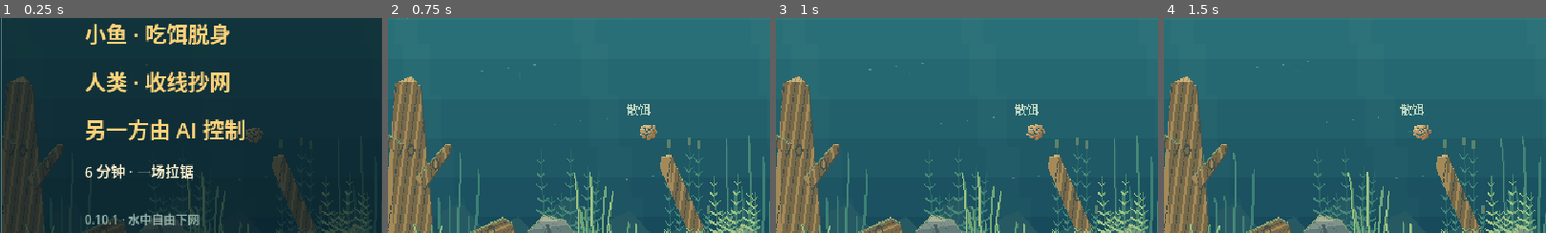
Above: before the commit, frames 1-4 (left to right).
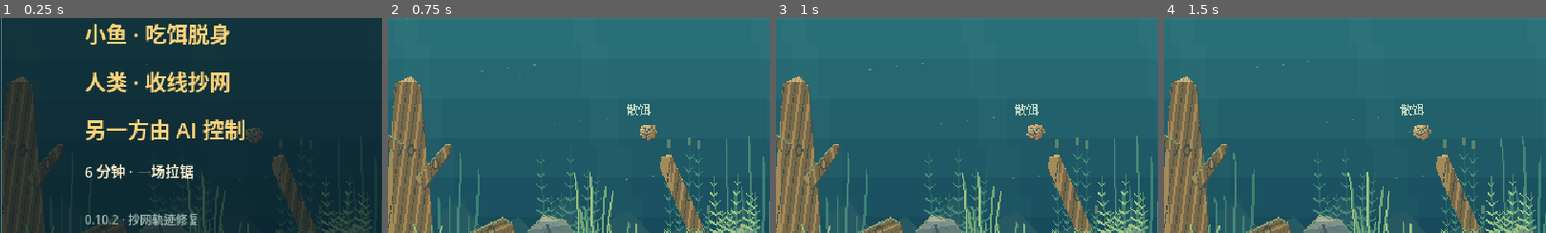
Above: after the commit, the same moments.

Repository: lljh2777-cyber/BaitbreakPixel
Game: Godot game, scene res://scenes/main.tscn
Two runs of this game, one before a commit and one after it. Both use one fixed random seed, a clock stepped at 60 frames per second and the inputs below.
Inputs (mouse positions are % of the whole screen's width and height, from its top left):
- Up to frame 1 (0.25 s): no input
- Up to frame 2 (0.75 s): click "小鱼挑战 · 对抗钓鱼人 AI" at 0.5 s
- Up to frame 3 (1 s): no input
- Up to frame 4 (1.5 s): tap Enter at 1.25 s; move the mouse to (72, 45) at 1.27 s; hold D (right) from 1.28 s (still down); hold Right mouse button (dash) from 1.28 s (still down); click (72, 45) at 1.35 s
The pictures show only the part of the screen within x 50-100%, y 33-83%; the shares and areas given below are measured in that part.

The runs differ from the first frame. In frame 1, 0.7% of the frame differs, in the area x 29-53%, y 91-97%; in frame 2, nothing differs; in frame 3, nothing differs; in frame 4, nothing differs.

Commit message:
recover: v0.10.2 from archived release
Recovered release snapshot, not an original development commit.
PCK SHA-256: b1bad97d1158489faecf00bfbefda4902f799051b45a9594b16e2521877f78a1
See README.md and RECOVERY-MANIFEST.json for reconstruction limits.

Diff:
--- a/RECOVERY-MANIFEST.json
+++ b/RECOVERY-MANIFEST.json
@@ -1,15 +1,15 @@
 {
-  "version": "0.10.1",
-  "pack_sha256": "fe930ae5348e80730e83d568307b72558f8f2f9f81268f9429b3fd0644c55873",
+  "version": "0.10.2",
+  "pack_sha256": "b1bad97d1158489faecf00bfbefda4902f799051b45a9594b16e2521877f78a1",
   "script_sha256": {
-    "scripts/angler_controller.gd": "ef4f3fab30d7aed7b0203dfe88f18e23e77cee0e5808e561d976ccaa3c0d6d20",
-    "scripts/fish_brain.gd": "e48a0425a01f205f72a17360dca8f98d10845a4d64634b13127d3c71c02cd79c",
+    "scripts/angler_controller.gd": "b928bf438a22448bb626c2fe2d077a1fe5e83b26d84e8c4e2bc8729d1752c432",
+    "scripts/fish_brain.gd": "1c46c9ab095b7876c1d54d4e10710092169e34bd0d760a187cb360a86d0b2bde",
     "scripts/hook_gauge.gd": "4fe42c7690fa40f42e970af97eb26915793ec166c01b06da3ea21eb1fb692593",
-    "scripts/menu.gd": "f3adc36f7ab944cca9210e2eedd4a0f26bc96a41469ff20d8848a450e1ba14aa",
+    "scripts/menu.gd": "9e09d17e632d3bd52bd7ab47057ee8a04684dd4416b28bf5e4fa08b21ee2d396",
     "scripts/pixel_art.gd": "888fc105bd231fcbd7cee637cb515d3aa254aebf23af05a6730c974f21eb5c4a",
-    "scripts/pond.gd": "935f4b542cc1a40b50bf214ea7a075d78da868a63680e90a8b58103b28419fe3",
+    "scripts/pond.gd": "9b956e435d0b19730a3312f1256a0ba642694b1a7bc8d4798df0198906404d7b",
     "scripts/pond_layout.gd": "516f4fbbead3281ebc09e921fbebc77917c1e611a698a217a5b083f14c7678fe",
-    "scripts/pond_view.gd": "9e8933285c7cc6531f163adbe3dd688871c0ecb1afc4d5bc05b63fc85d371436",
+    "scripts/pond_view.gd": "c0b2b6ddb3312a73cc48117d4c0235579f21f46f3210233f96421da1a2306889",
     "scripts/rope.gd": "2e30152e65b00f39fe25324b992afd39925acfadd80b64dce385df865d69fe42",
     "scripts/sound.gd": "105f1b9854c725f76332add962a0e0f5790719bc3b525630007ca62b604629ba"
   },
--- a/project.godot
+++ b/project.godot
@@ -11,7 +11,7 @@
 [application]
 
 config/name="吃饵，不上钩 · 像素池塘"
-config/version="0.10.1"
+config/version="0.10.2"
 run/main_scene="res://scenes/main.tscn"
 config/use_custom_user_dir=true
 config/custom_user_dir_name="BaitbreakPixel"
--- a/scripts/angler_controller.gd
+++ b/scripts/angler_controller.gd
@@ -87,6 +87,14 @@
 	spool=0
 	game.cancel_manual_net()
 
+func steer_net(game: Node2D, point: Vector2) -> void:
+	if needs_neutral or casting or game.paused or game.won or game.lost or game.landing or game.hooked==game.HookState.MOUTH: return
+	cursor=point.clamp(Vector2(30,80),Vector2(610,294))
+	if game.manual_net and game.net_state in ["prepare","warning","sweep"]:
+		game.record_manual_net_point(cursor)
+	elif net_cooldown<=0 and game.net_state in ["wait","rest"] and Rect2(0,80,640,233).has_point(point):
+		if game.begin_manual_net(cursor): net_cooldown=12
+
 func update(game: Node2D, delta: float, command: Dictionary) -> void:
 	cast_cooldown=maxf(0,cast_cooldown-delta)
 	net_cooldown=maxf(0,net_cooldown-delta)
@@ -111,13 +119,8 @@
 		dragging=net_held and command.get("drag",false)
 	if not net_held or not dragging:
 		game.cancel_manual_net()
-	elif not casting and not game.landing and game.hooked!=game.HookState.MOUTH:
-		if game.manual_net and game.net_state in ["prepare","warning","sweep"]:
-			game.net_aim=cursor
-			game.net_to=game.manual_net_target(cursor)
-			game.net_warning_shape=game._make_net_warning_outline()
-		elif net_cooldown<=0 and game.net_state in ["wait","rest"] and Rect2(0,80,640,233).has_point(raw_cursor):
-			if game.begin_manual_net(cursor): net_cooldown=12
+	else:
+		steer_net(game,raw_cursor)
 	if command.get("deploy",false): deploy(game)
 	if not casting: return
 	cast_age+=delta
--- a/scripts/fish_brain.gd
+++ b/scripts/fish_brain.gd
@@ -59,9 +59,11 @@
 	if net_alert and (Geometry2D.is_point_in_polygon(game.fish,game.net_warning_outline()) or game.fish.distance_to(game.net_pos)<65): evade_memory=0.8
 	else: evade_memory=maxf(0,evade_memory-delta)
 	if net_alert and evade_memory>0:
-		var direction: Vector2=(game.net_to-game.net_from).normalized()
+		var start: Vector2=game.net_pos if game.manual_net else game.net_from
+		var direction: Vector2=(game.net_to-start).normalized()
+		if direction.length_squared()<0.01: direction=Vector2.from_angle(game.net_angle)
 		var normal := direction.orthogonal()
-		var projection: Vector2=Geometry2D.get_closest_point_to_segment(game.fish,game.net_from,game.net_to)
+		var projection: Vector2=Geometry2D.get_closest_point_to_segment(game.fish,start,game.net_to)
 		var sign_side := signf((game.fish-projection).dot(normal))
 		if sign_side==0: sign_side=-1
 		var safe := projection+normal*sign_side*85
--- a/scripts/menu.gd
+++ b/scripts/menu.gd
@@ -108,7 +108,7 @@
 	button(frame,"设置",240,func(): open("settings"),false,124)
 	var quit := button(frame,"退出",240,func(): get_tree().quit(),false,124)
 	quit.position.x = 150
-	text(content,"0.10.1 · 水中自由下网",Vector2(391,280),10,Color("91afa7"))
+	text(content,"0.10.2 · 抄网轨迹修复",Vector2(391,280),10,Color("91afa7"))
 	text(content,"小鱼 · 吃饵脱身",Vector2(391,119),18,GOLD)
 	text(content,"人类 · 收线抄网",Vector2(391,159),18,GOLD)
 	text(content,"另一方由 AI 控制",Vector2(391,199),18,GOLD)
@@ -152,7 +152,7 @@
 			"W 收至岸边取回钓组 · 松开 W/S 保持线长",
 			"持续过紧会断线 · 过松会给鱼脱钩机会",
 			"鱼会借草木石缠线；移动钓位改变拉力方向",
-			"按住 E，左键在水中任意空处下网并拖动",
+			"按住 E + 左键画路线，网口依次跟随",
 			"松开 E 或左键会放弃并撤网 · 木石挡网",
 			"6 分钟内提鱼出水获胜；F3 调节逃脱时间",
 			"鱼吃满 60 回巢则失败 · R 重开 / Esc 暂停"
--- a/scripts/pond.gd
+++ b/scripts/pond.gd
@@ -33,6 +33,8 @@
 var net_trail := PackedVector2Array()
 var net_return_path := PackedVector2Array()
 var net_exit_path := PackedVector2Array()
+var net_route := PackedVector2Array()
+var net_route_next := 1
 const MANUAL_NET_WARNING := 0.55
 const MANUAL_NET_SECONDS := 5.0
 const MANUAL_NET_SPEED := 160.0
@@ -172,7 +174,7 @@
 	for argument in OS.get_cmdline_user_args():
 		if argument.begins_with("--capture-") and not argument.begins_with("--capture-output="):
 			capture_mode = argument.trim_prefix("--capture-")
-	print("PIXEL_READY | side-view | 640x360 | v0.10.1 | underwater-net-start")
+	print("PIXEL_READY | side-view | 640x360 | v0.10.2 | recorded-net-route")
 
 func _register_inputs() -> void:
 	var mapping := {"left":[KEY_A, KEY_LEFT], "right":[KEY_D, KEY_RIGHT], "up":[KEY_W, KEY_UP], "down":[KEY_S, KEY_DOWN], "dash":[], "use":[KEY_E], "slow":[KEY_Q], "qte":[KEY_SPACE]}
@@ -238,6 +240,8 @@
 
 func reset(is_challenge: bool, role: String = "fish") -> void:
 	player_role="angler" if role=="angler" else "fish"
+	# Preserve every delivered turn of a hand-drawn route, even between physics ticks.
+	Input.use_accumulated_input=player_role!="angler"
 	angler.reset()
 	fish_brain.reset(rng.randi())
 	net_aim=Vector2.ZERO
@@ -245,6 +249,8 @@
 	net_trail.clear()
 	net_return_path.clear()
 	net_exit_path.clear()
+	net_route.clear()
+	net_route_next=1
 	bait_batch=0
 	challenge = is_challenge
 	if player_role=="angler": challenge=true
@@ -855,6 +861,22 @@
 func manual_net_target(point: Vector2) -> Vector2:
 	return point.clamp(Vector2(30,85),Vector2(610,280))
 
+func record_manual_net_point(point: Vector2) -> void:
+	if not manual_net or not net_state in ["prepare","warning","sweep"]: return
+	var target := manual_net_target(point)
+	net_aim=target
+	if net_route.is_empty() or net_route[-1].distance_to(target)>=0.1:
+		net_route.append(target)
+	net_to=manual_net_goal()
+
+func manual_net_goal() -> Vector2:
+	return net_route[net_route_next] if net_route_next<net_route.size() else net_pos
+
+func manual_net_pending_path() -> PackedVector2Array:
+	var path := PackedVector2Array([net_pos])
+	for index in range(net_route_next,net_route.size()): path.append(net_route[index])
+	return path
+
 func manual_net_blocked(point: Vector2) -> bool:
 	for solid in SOLIDS:
 		if Layout.touches(point,NET_RIM.y+2,PackedVector2Array(solid.points)): return true
@@ -908,6 +930,8 @@
 	net_motion=Vector2.ZERO
 	net_blocked=false
 	net_trail=PackedVector2Array([net_from])
+	net_route=PackedVector2Array([start])
+	net_route_next=1
 	net_return_path.clear()
 	net_warning_shape=_make_net_warning_outline()
 	sound.play("warn")
@@ -1072,6 +1096,8 @@
 	net_trail.clear()
 	net_return_path.clear()
 	net_exit_path.clear()
+	net_route.clear()
+	net_route_next=1
 	net_state="rest"
 	net_age=0
 	net_wait=0
@@ -1084,10 +1110,22 @@
 		var frame_from := fish_before
 		var frame_to := fish
 		# Substeps resolve relative fish/net motion and preserve the actual first impact position.
-		var count := maxi(1,ceili(delta*120))
-		for part in count:
-			_advance_net(delta/count,frame_from.lerp(frame_to,float(part)/count),frame_from.lerp(frame_to,float(part+1)/count))
+		var advanced := 0.0
+		while advanced<delta-0.0000001:
+			var span := minf(1.0/120,delta-advanced)
+			if manual_net and net_state=="sweep" and net_route_next<net_route.size():
+				var distance := net_pos.distance_to(manual_net_goal())
+				if distance<0.0001:
+					net_route_next+=1
+					continue
+				# End exactly at each turn; consume the remaining time on the next leg.
+				span=minf(span,distance/MANUAL_NET_SPEED)
+			_advance_net(span,frame_from.lerp(frame_to,advanced/delta),frame_from.lerp(frame_to,(advanced+span)/delta))
+			advanced+=span
 			if won or lost or net_state=="rest": break
+		if manual_net and net_state in ["prepare","warning","sweep"]:
+			net_to=manual_net_goal()
+			net_warning_shape=_make_net_warning_outline()
 		net_motion=(net_pos-net_last_position)/maxf(delta,0.001)
 		return
 	if net_state == "rest":
@@ -1146,9 +1184,9 @@
 	elif net_state == "sweep":
 		var old_net := net_pos
 		if manual_net:
-			var goal := manual_net_target(net_aim)
+			var goal := manual_net_goal()
 			var shift := goal-net_pos
-			if shift.length()>0.01:
+			if shift.length()>0.0001:
 				net_angle=shift.angle()
 				var candidate := net_pos.move_toward(goal,MANUAL_NET_SPEED*delta)
 				if _net_contact(candidate):
@@ -1158,7 +1196,6 @@
 					sound.play("tap")
 				else: net_pos=candidate
 			net_to=goal
-			net_warning_shape=_make_net_warning_outline()
 		else: net_pos = net_from.lerp(net_to, smoothstep(0,1,net_age / NET_SWEEP))
 		var scale := NET_CATCH
 		var hit := _net_hit_fraction((frame_from-old_net).rotated(-net_angle)/scale,(frame_to-net_pos).rotated(-net_angle)/scale)
@@ -1169,7 +1206,10 @@
 				net_pos=hit_net
 				fish=hit_fish
 				_catch_in_net()
-		if manual_net and net_state=="sweep" and (net_trail.is_empty() or net_trail[-1].distance_to(net_pos)>2): net_trail.append(net_pos)
+		if manual_net and net_state=="sweep":
+			if net_trail.is_empty() or net_trail[-1].distance_to(net_pos)>0.0001: net_trail.append(net_pos)
+			if net_route_next<net_route.size() and net_pos.distance_to(manual_net_goal())<0.0001: net_route_next+=1
+			net_to=manual_net_goal()
 		if net_state=="sweep" and net_age >= (MANUAL_NET_SECONDS if manual_net else NET_SWEEP):
 			net_state="miss"; net_age=0
 			net_dodges+=1
@@ -1231,8 +1271,8 @@
 
 func angler_hint() -> String:
 	if landing or net_state=="caught": return "鱼已被控制 · 正在提出水面"
-	if manual_net and net_state in ["prepare","warning"]: return "抄网入水中 · 保持 E + 左键，拖动指向扫网位置"
-	if manual_net and net_state=="sweep": return "E + 左键拖动控制网口 · 松开 E 放弃；W/S 仍可收放线"
+	if manual_net and net_state in ["prepare","warning"]: return "抄网展开中 · 保持 E + 左键画路线，转弯会被保留"
+	if manual_net and net_state=="sweep": return "网口沿所画路线前进 · 保持 E + 左键；W/S 仍可收放线"
 	if angler.net_held and not net_blocks_hooks(): return "持网中 · 在水中按住左键拖动；松开 E 取消"
 	if angler.casting: return "正在下钩…"
 	if hooked==HookState.MOUTH: return "鱼正在尝试松口 · 挂牢后 W/S 收放线"
@@ -1246,6 +1286,12 @@
 
 func _unhandled_input(event: InputEvent) -> void:
 	if menu.visible: return
+	if player_role=="angler":
+		if event.is_action_released("use") or (event is InputEventMouseButton and event.button_index==MOUSE_BUTTON_LEFT and not event.pressed):
+			cancel_manual_net()
+		elif event is InputEventMouseMotion or (event is InputEventMouseButton and event.button_index==MOUSE_BUTTON_LEFT and event.pressed):
+			if Input.is_action_pressed("use") and Input.is_mouse_button_pressed(MOUSE_BUTTON_LEFT):
+				angler.steer_net(self,get_global_transform_with_canvas().affine_inverse()*event.position)
 	if event is InputEventKey and event.pressed and not event.echo:
 		match event.physical_keycode:
 			KEY_ESCAPE: paused = true; menu.open("pause")
--- a/scripts/pond_view.gd
+++ b/scripts/pond_view.gd
@@ -232,11 +232,12 @@
 		draw_arc(start,game.NET_RIM.y+2,0,TAU,32,Color(preview,0.5),1)
 		label_at(start+Vector2(-30,-38),"木石挡网" if blocked else "从这里下网",10,preview)
 	if game.manual_net and game.net_state in ["prepare","warning","sweep"]:
-		var target: Vector2=game.manual_net_target(game.angler.cursor)
-		var direction: Vector2=(target-game.net_pos).normalized()
-		draw_line(game.net_pos,target,Color(MINT,0.4),1)
-		draw_line(target-direction*7+direction.orthogonal()*4,target,MINT,1)
-		draw_line(target-direction*7-direction.orthogonal()*4,target,MINT,1)
+		var path: PackedVector2Array=game.manual_net_pending_path()
+		if path.size()>1:
+			draw_polyline(path,Color(MINT,0.7),1)
+			var direction: Vector2=(path[-1]-path[-2]).normalized()
+			draw_line(path[-1]-direction*7+direction.orthogonal()*4,path[-1],MINT,1)
+			draw_line(path[-1]-direction*7-direction.orthogonal()*4,path[-1],MINT,1)
 	if game.hooked==game.HookState.FREE and not game.angler.casting:
 		draw_rect(Rect2(cursor-Vector2(1,1),Vector2(2,2)),GOLD)
 
@@ -273,7 +274,7 @@
 					if not grain.eaten and not grain.free: remaining_bait+=1
 		label_at(Vector2(18,100),"钩饵 %d 粒 · Q 下钩" % remaining_bait,11,CREAM)
 	if game.net_blocks_hooks():
-		var names := {"prepare":"抄网入水","warning":"准备扫网…","sweep":"拖动扫网 · 松 E 取消","miss":"被木石挡住" if game.net_blocked else "扑空了","withdraw":"撤网中","caught":"收拢提网…"}
+		var names := {"prepare":"抄网入水","warning":"准备扫网…","sweep":"沿轨迹扫网 · 松 E 取消","miss":"被木石挡住" if game.net_blocked else "扑空了","withdraw":"撤网中","caught":"收拢提网…"}
 		panel(Rect2(445,65,182,26))
 		label_at(Vector2(454,83),names.get(game.net_state,"抄网中"),12,RED)
 
@@ -391,14 +392,17 @@
 		var arrow := Vector2(from.x,73) if game.net_kind=="drop" else Vector2(16 if direction.x>0 else 624,from.y)
 		draw_colored_polygon(PackedVector2Array([arrow+direction*8,arrow-direction*5+direction.orthogonal()*5,arrow-direction*5-direction.orthogonal()*5]),RED)
 	if game.net_state in ["prepare","warning"]:
-		var danger: PackedVector2Array=game.net_warning_outline()
-		draw_colored_polygon(danger,Color(RED,0.04 if game.net_state=="prepare" else 0.10))
-		for index in range(1,danger.size()):
-			if index%2==0: draw_line(danger[index-1],danger[index],Color(RED,0.7),1)
-		for index in range(1,5):
-			var arrow := from.lerp(to,index/5.0)
-			draw_line(arrow-direction*4+direction.orthogonal()*3,arrow,Color(RED,0.5),1)
-			draw_line(arrow-direction*4-direction.orthogonal()*3,arrow,Color(RED,0.5),1)
+		if game.manual_net:
+			draw_arc(from,game.NET_CATCH.y,0,TAU,40,Color(RED,0.5),1)
+		else:
+			var danger: PackedVector2Array=game.net_warning_outline()
+			draw_colored_polygon(danger,Color(RED,0.04 if game.net_state=="prepare" else 0.10))
+			for index in range(1,danger.size()):
+				if index%2==0: draw_line(danger[index-1],danger[index],Color(RED,0.7),1)
+			for index in range(1,5):
+				var arrow := from.lerp(to,index/5.0)
+				draw_line(arrow-direction*4+direction.orthogonal()*3,arrow,Color(RED,0.5),1)
+				draw_line(arrow-direction*4-direction.orthogonal()*3,arrow,Color(RED,0.5),1)
 		if game.net_state=="warning":
 			var remaining: float=1-game.net_age/game.net_warning_seconds()
 			draw_arc(from,9,-PI/2,-PI/2+TAU*remaining,24,RED,2)
Not shown, changed: PLAY.txt
Not shown: 1 places in scenes/main.tscn that only renumber resources
Not shown, changed: scripts/angler_controller.gd.uid
Not shown, changed: scripts/fish_brain.gd.uid
Not shown, changed: scripts/menu.gd.uid
Not shown, changed: scripts/pond.gd.uid
Not shown, changed: scripts/pond_view.gd.uid
Not shown, changed: README.md
